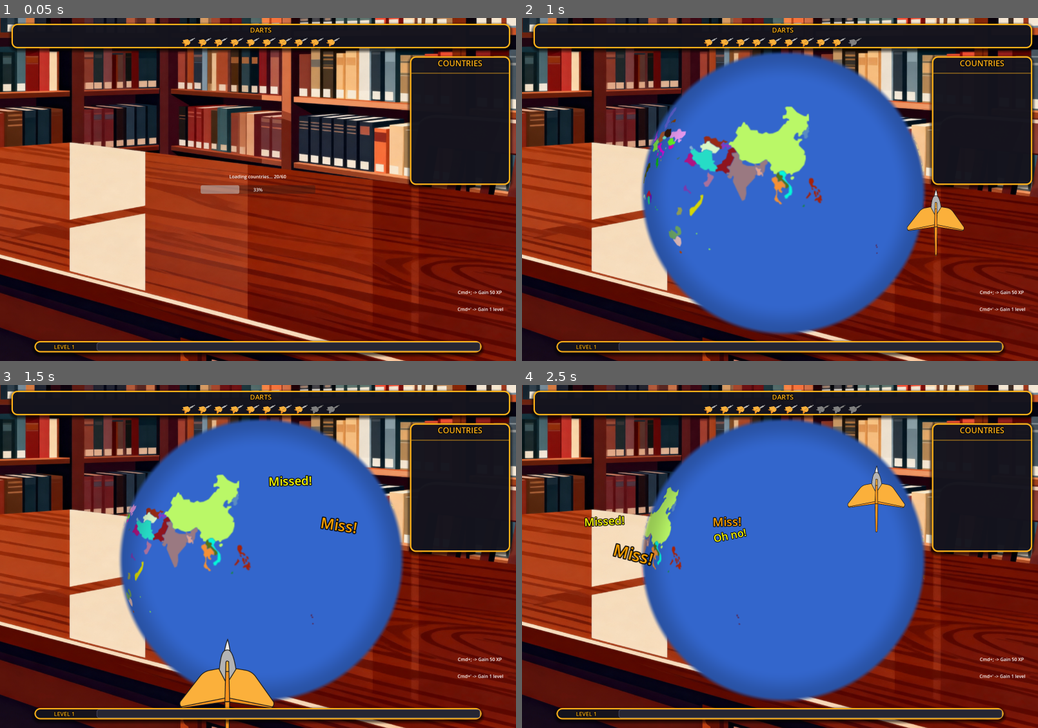
Above: before the commit, frames 1-4 (two rows, left to right).
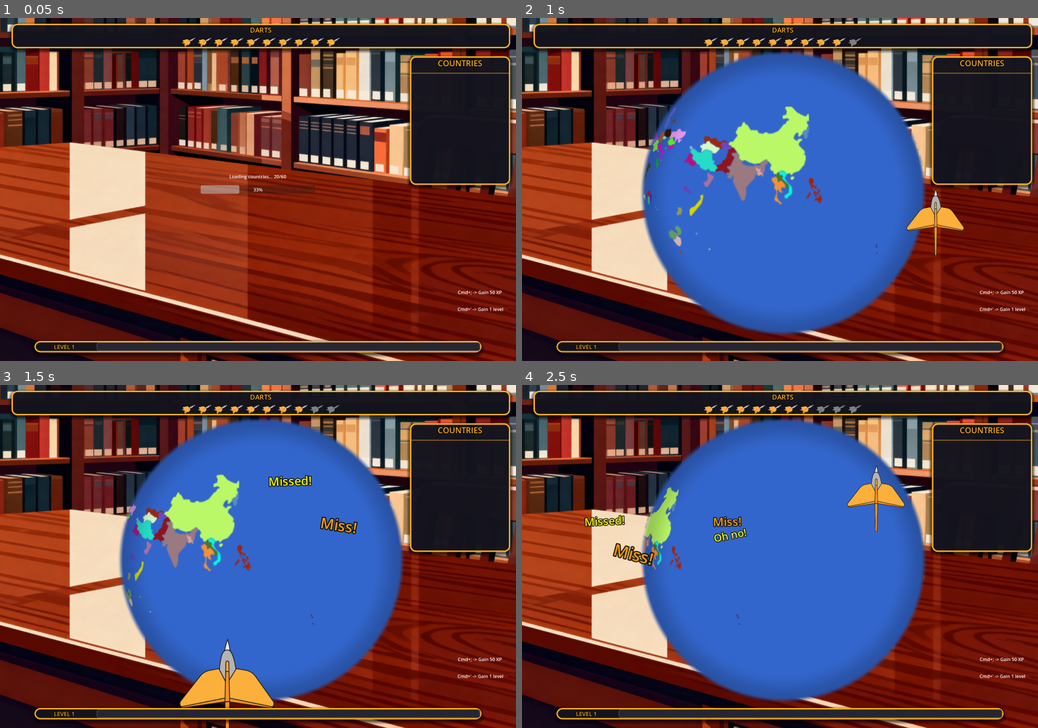
Above: after the commit, the same moments.

Repository: Balatzar/CountryCollector
Game: Godot game, scene res://Scenes/Game.tscn
The game is run twice, just before and just after one commit, with the same random seed, the same clock (stepped at 60 frames per second) and the same inputs.
Inputs (mouse positions are in pixels of both pictures, inside the frame that each line leads up to):
- Up to frame 1 (0.05 s): no input
- Up to frame 2 (1 s): tap Enter at 0.5 s; move the mouse to (893, 172) at 0.52 s; click (893, 172) at 0.67 s; tap Space at 0.77 s
- Up to frame 3 (1.5 s): move the mouse to (154, 573) at 1.27 s; click (154, 573) at 1.42 s
- Up to frame 4 (2.5 s): tap Space at 1.52 s; move the mouse to (831, 481) at 2.02 s; click (831, 481) at 2.17 s

Frame 1 is identical in both runs. In frame 2, 0.1% of the frame differs, in the area x 74-86%, y 49-70%; in frame 3, 0.3%; in frame 4, 0.7%, in the area x 12-75%, y 23-53%.

Commit message:
Viewport mode

Diff:
--- a/Scenes/rotating_static_map.gd
+++ b/Scenes/rotating_static_map.gd
@@ -268,19 +268,22 @@
 func _unhandled_input(event: InputEvent) -> void:
 	if event is InputEventMouseButton and event.pressed and event.button_index == MOUSE_BUTTON_LEFT:
 			var vp := get_viewport()
-			var img: Image = vp.get_texture().get_image()  # CPU readback of the frame
+			var img: Image = vp.get_texture().get_image()  # CPU readback of the rendered frame
 			if img.is_empty():
 					return
 
-			# If your window is stretched/scaled, map mouse -> texture size safely via UV
-			var mouse = event.position
-			var vp_size: Vector2 = vp.size
-			var tex_size: Vector2 = vp.get_texture().get_size()
-			var uv = mouse / vp_size
-			var px := Vector2i(uv * tex_size)
-
-			# Depending on backend, you may need to flip vertically:
-			# img.flip_y()
+			# With viewport stretch mode, event.position is in viewport space (1800x1200)
+			# but we need to sample from the actual rendered texture
+			var mouse_pos = event.position
+			var viewport_rect = vp.get_visible_rect()
+
+			# Map mouse position to texture coordinates
+			# viewport_rect.size is the logical viewport size (1800x1200)
+			# img size is the actual texture size (should match)
+			var uv = mouse_pos / viewport_rect.size
+			var px := Vector2i(uv * Vector2(img.get_width(), img.get_height()))
+
+			# Clamp to valid pixel range
 			if px.x >= 0 and px.y >= 0 and px.x < img.get_width() and px.y < img.get_height():
 					var color: Color = img.get_pixelv(px)
 
--- a/project.godot
+++ b/project.godot
@@ -25,6 +25,7 @@
 window/size/viewport_width=1800
 window/size/viewport_height=1200
 window/size/resizable=false
+window/stretch/mode="viewport"
 window/vsync/vsync_mode=0
 
 [editor]
